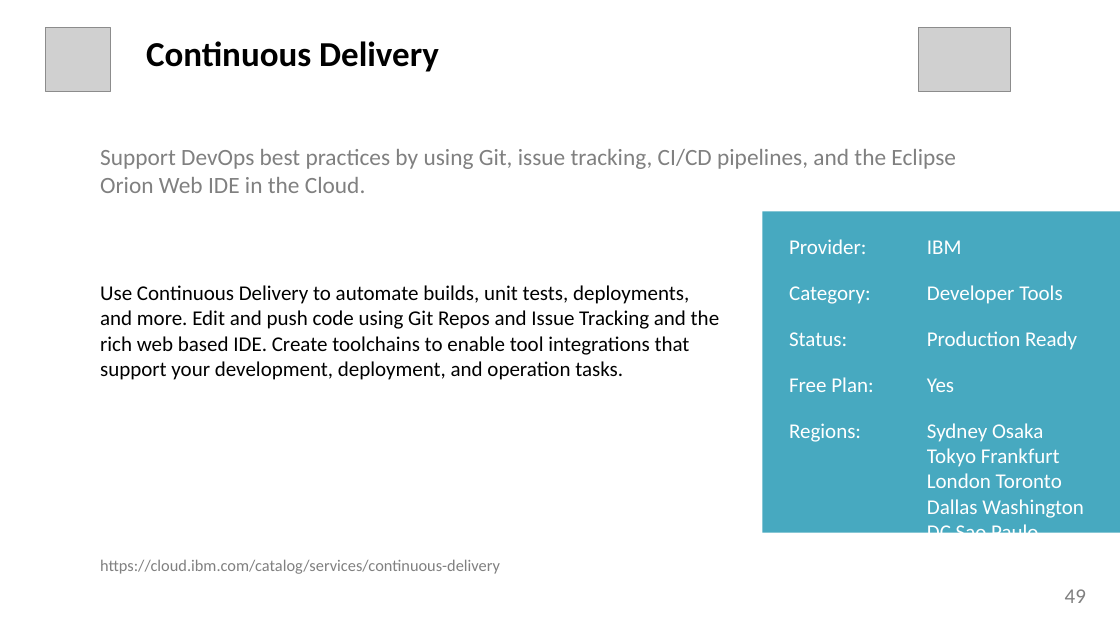
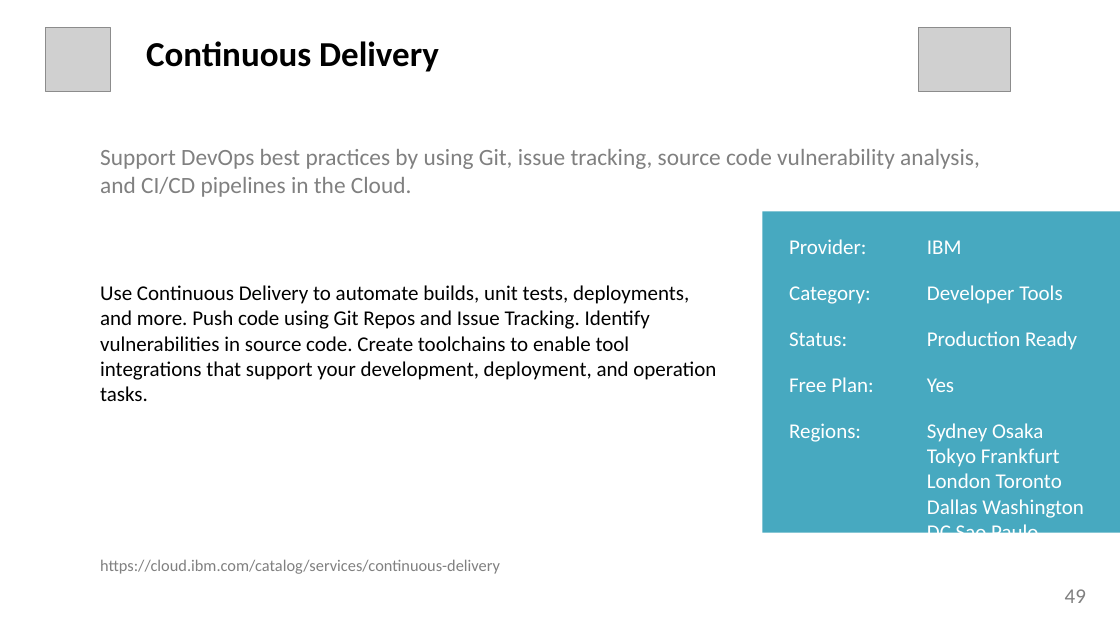
Before and after one commit to l2fprod/mycatalog, a slide deck: slide 49 of docs/generated/mycatalog.pptx. Drawn at 1120x630 pixels with LibreOffice and Linux fonts; fonts in the diff are those of the drawing; grey boxes stand for pictures. Boxes give left, top, right and bottom in pixels: in the first picture for what was removed or moved away, otherwise in the second. Text is boxed around its words. In the diff, an @@ line names an element or a change of style, - is before the commit and + after.

```diff
--- a/docs/generated/mycatalog.pptx
+++ b/docs/generated/mycatalog.pptx
@@ text at [100, 149, 980, 197]: text changed @@
-Support DevOps best practices by using Git, issue tracking, CI/CD pipelines, and the Eclipse Orion Web IDE in the Cloud.
+Support DevOps best practices by using Git, issue tracking, source code vulnerability analysis, and CI/CD pipelines in the Cloud.
@@ text at [100, 285, 716, 401]: text changed @@
-Use Continuous Delivery to automate builds, unit tests, deployments, and more. Edit and push code using Git Repos and Issue Tracking and the rich web based IDE. Create toolchains to enable tool integrations that support your development, deployment, and operation tasks.
+Use Continuous Delivery to automate builds, unit tests, deployments, and more. Push code using Git Repos and Issue Tracking. Identify vulnerabilities in source code. Create toolchains to enable tool integrations that support your development, deployment, and operation tasks.
```
Also in this commit, not shown: 2 other slides changed, 7 other files.
